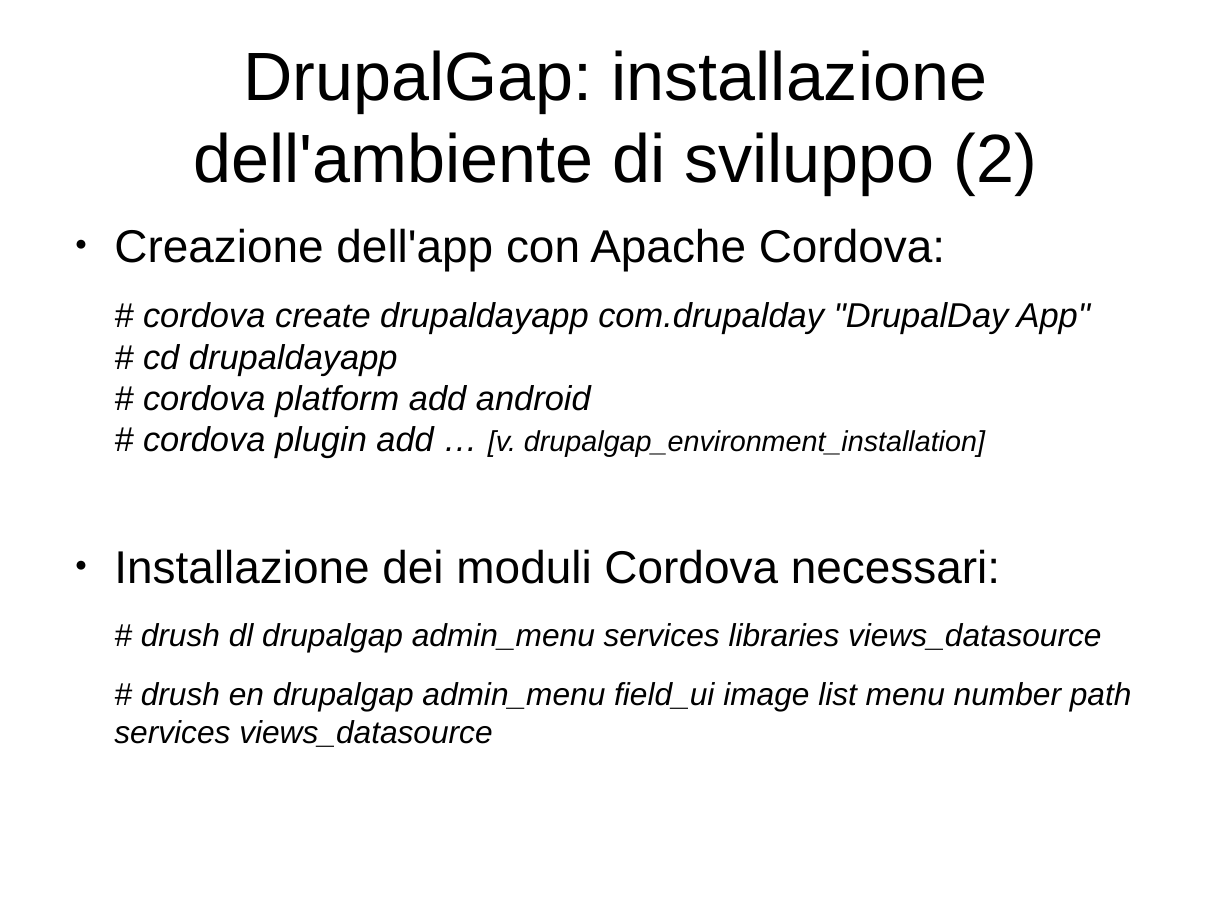
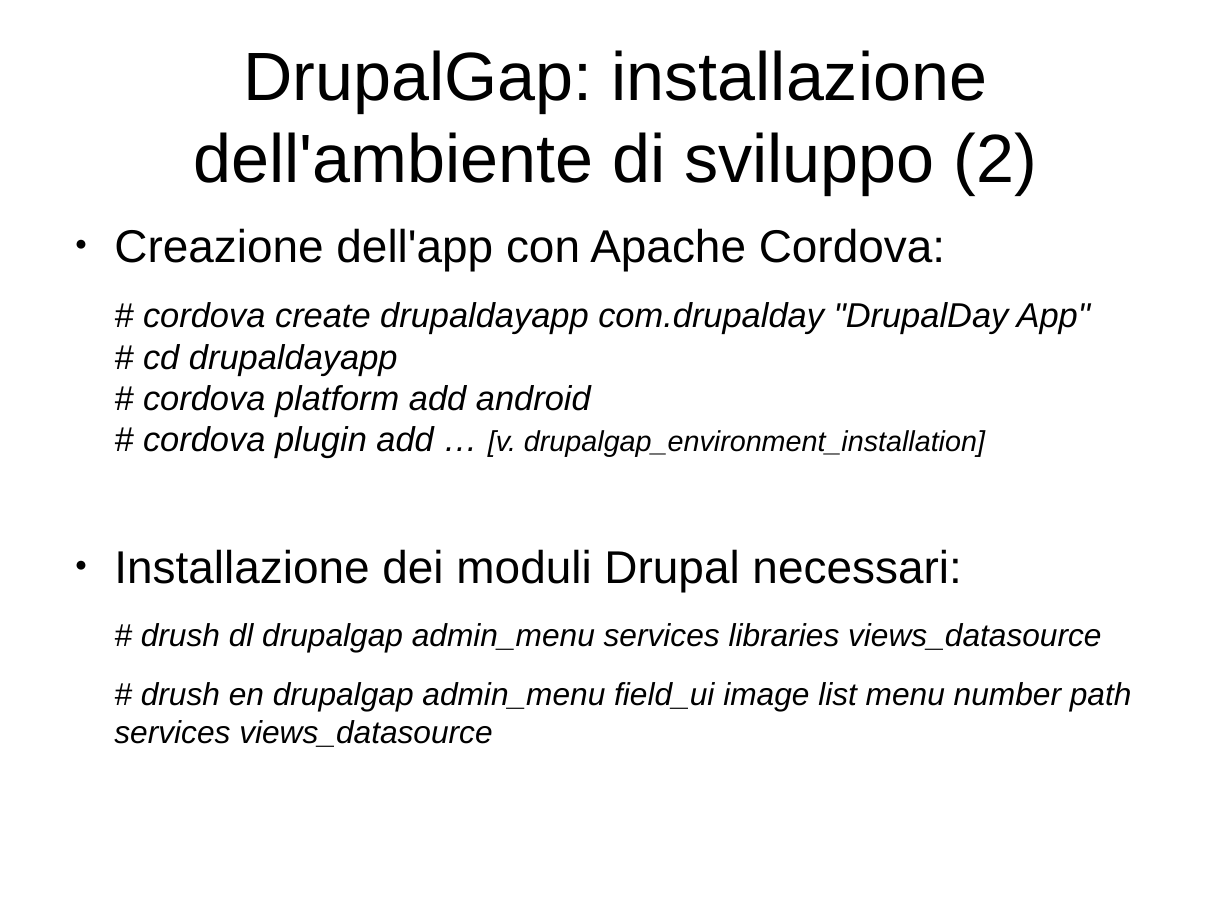
Before and after one commit to m3m3nto/drupalday2015_drupalgap, a slide deck: slide 8 of slide/DDay2015-DrupalGap.odp. Drawn at 1232x924 pixels with LibreOffice and Linux fonts; fonts in the diff are those of the drawing. Boxes give left, top, right and bottom in pixels: in the first picture for what was removed or moved away, otherwise in the second. Text is boxed around its words. In the diff, an @@ line names an element or a change of style, - is before the commit and + after.

```diff
--- a/slide/DDay2015-DrupalGap.odp
+++ b/slide/DDay2015-DrupalGap.odp
@@ text at box(114, 549, 961, 592): text changed @@
-● Installazione dei moduli Cordova necessari:
+● Installazione dei moduli Drupal necessari:
```
Also in this commit, not shown: 4 other slides changed, 3 slides added.
